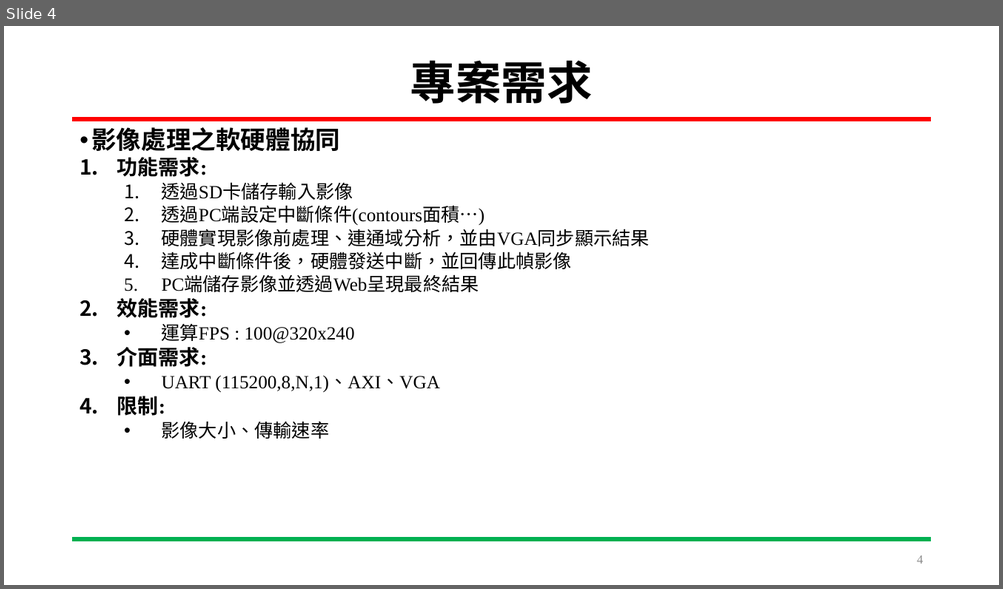
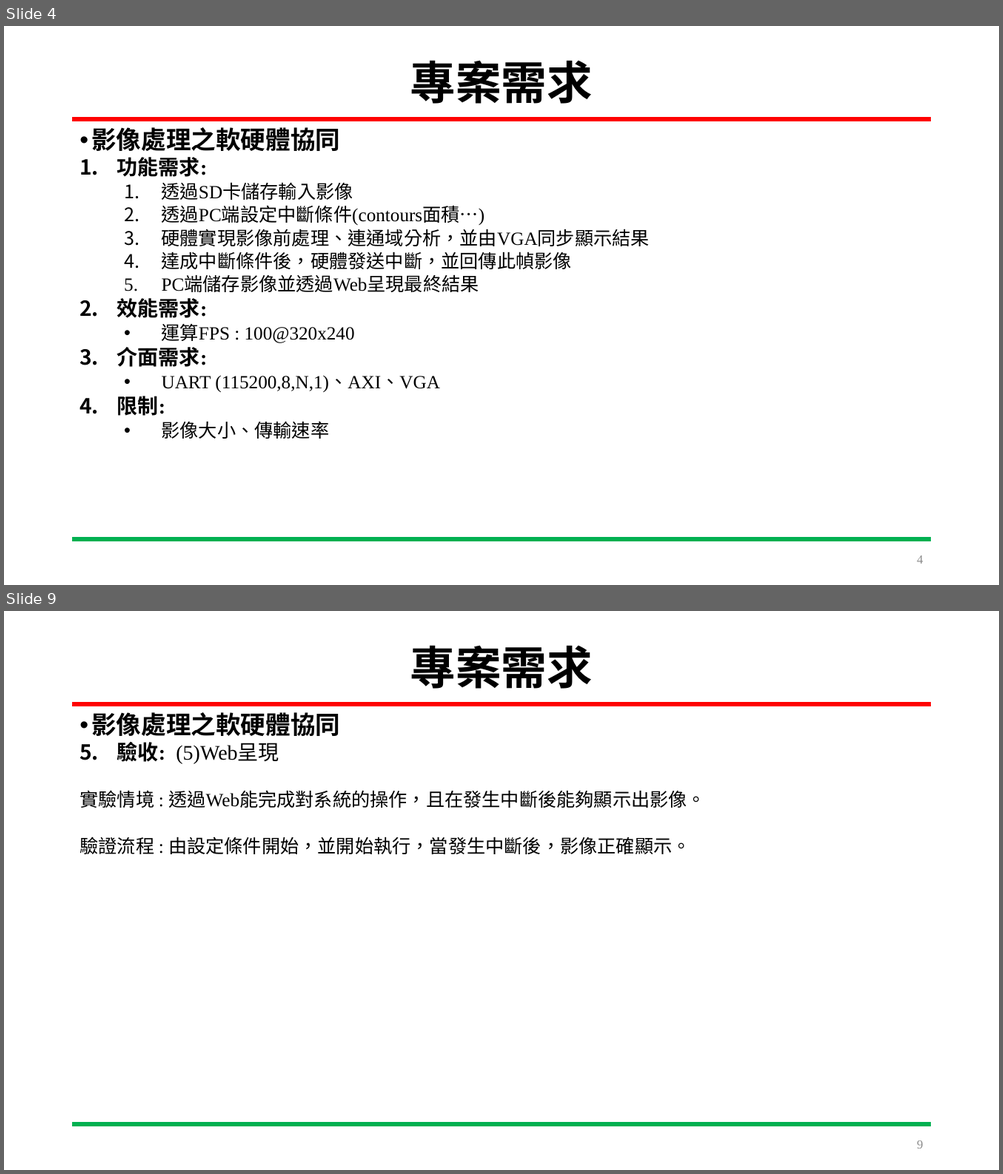
Before and after one commit to HOURFA/SoC_course, a slide deck: final_project/N03-DevelopmentLog/SoC_Final_project.pptx. Shown one above the other, each under a label of ours: slide 4 before the commit, slides 4 and 9 after it; the slides between them are not shown. The pictures are 1003x589 and 1003x1174 pixels, drawn with LibreOffice and Linux fonts; fonts in the diff are those of the drawing. Boxes give left, top, right and bottom in pixels: in the first picture for what was removed or moved away, otherwise in the second. Text is boxed around its words. In the diff, an @@ line names an element or a change of style, - is before the commit and + after.

Commit message:
11.30 (1)制定驗證方法 (2)新增架構、流程圖

```diff
--- a/final_project/N03-DevelopmentLog/SoC_Final_project.pptx
+++ b/final_project/N03-DevelopmentLog/SoC_Final_project.pptx
@@ slide 9 added at bbox=[4, 611, 999, 1170], background #FFFFFF; not listed: 2 template elements that a slide beside it also shows @@
@@ title added at bbox=[410, 645, 592, 689], 44 pt, text #000000, bold @@
+專案需求
@@ text added at bbox=[91, 712, 340, 736], 24 pt, text #000000, bold @@
+• 影像處理之軟硬體協同
@@ text added at bbox=[79, 742, 706, 854], 18 pt, text #000000 @@
+5. 驗收: (5)Web呈現
+實驗情境 : 透過Web能完成對系統的操作，且在發生中斷後能夠顯示出影像。
+驗證流程 : 由設定條件開始，並開始執行，當發生中斷後，影像正確顯示。
@@ page number added at bbox=[916, 1141, 922, 1149], 12 pt, text #8C8C8C @@
+9
```
Also in this commit, not shown: 2 slides changed, 7 other slides added, 1 other file.
